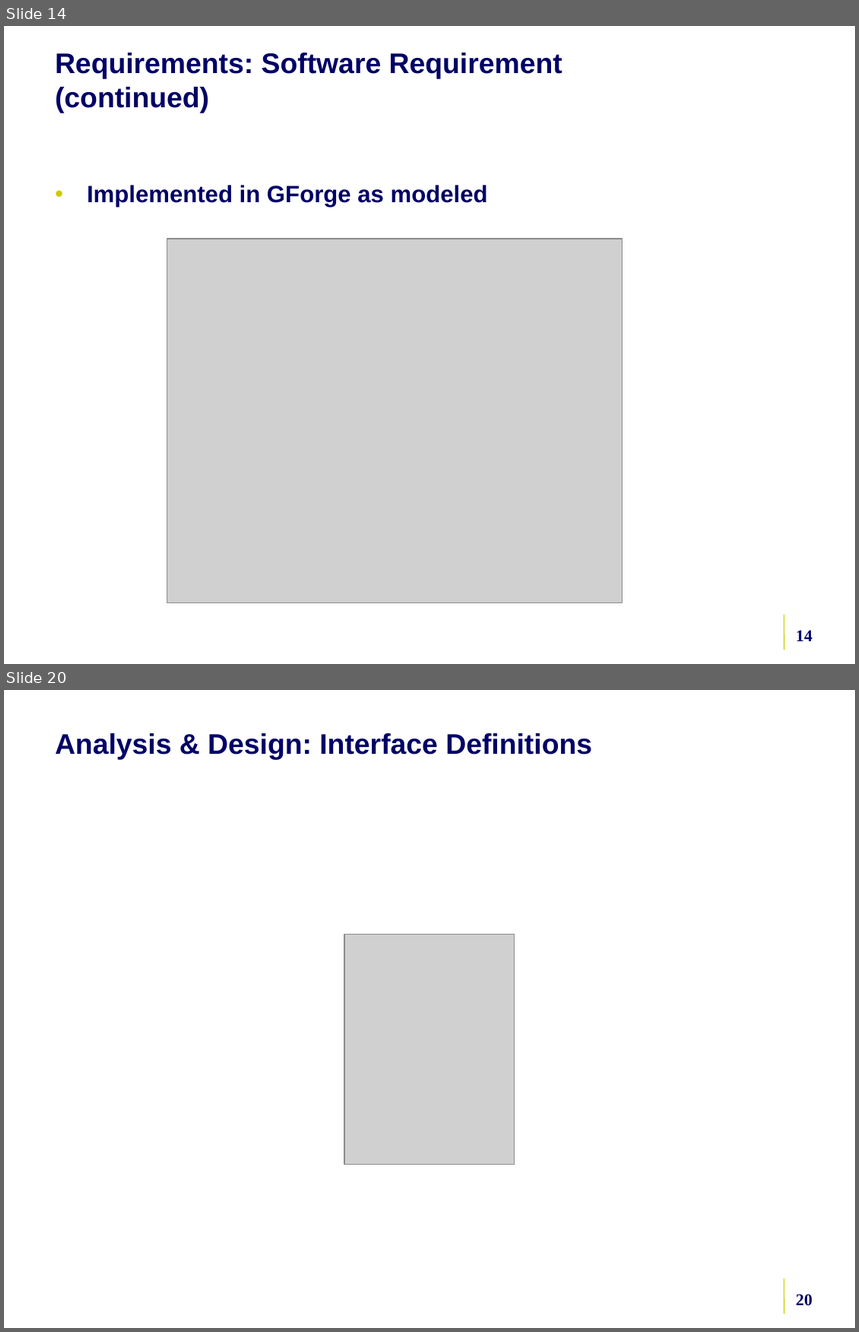
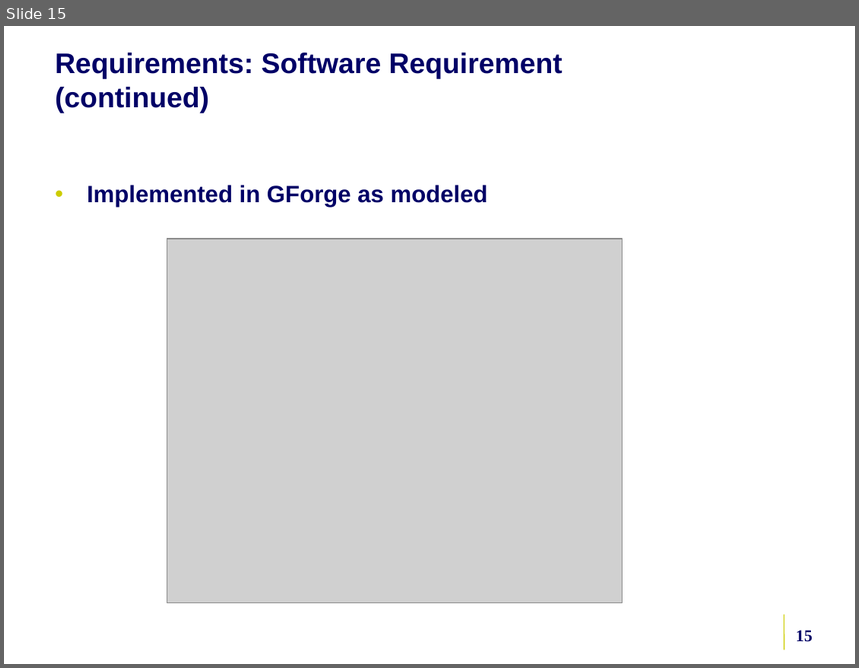
Before and after one commit to NCIP/caarray-docs, a slide deck: environment/references/5am_ncicb_development_process.ppt. Shown one above the other, each under a label of ours: slides 14 and 20 before the commit, slide 15 after it; the slides between them are not shown. The pictures are 859x1332 and 859x668 pixels, drawn with LibreOffice and Linux fonts; fonts in the diff are those of the drawing; grey boxes stand for pictures; background and template pictures are left out. Boxes give left, top, right and bottom in pixels: in the first picture for what was removed or moved away, otherwise in the second. Text is boxed around its words. In the diff, an @@ line names an element or a change of style, - is before the commit and + after.

```diff
--- a/environment/references/5am_ncicb_development_process.ppt
+++ b/environment/references/5am_ncicb_development_process.ppt
@@ slide 20 removed at (4, 690, 855, 1328), background picture (left out); not listed: 1 template element that a slide beside it also shows @@
@@ title removed at (55, 733, 592, 760) @@
-Analysis & Design: Interface Definitions
@@ picture removed at (344, 934, 515, 1165) @@
@@ page number removed at (796, 1294, 813, 1306) @@
-20
@@ what was slide 14 is now slide 15 @@
@@ page number at (796, 630, 813, 642): text changed @@
-14
+15
```
Also in this commit, not shown: 10 slides changed, 9 slides added, 6 other slides removed.
